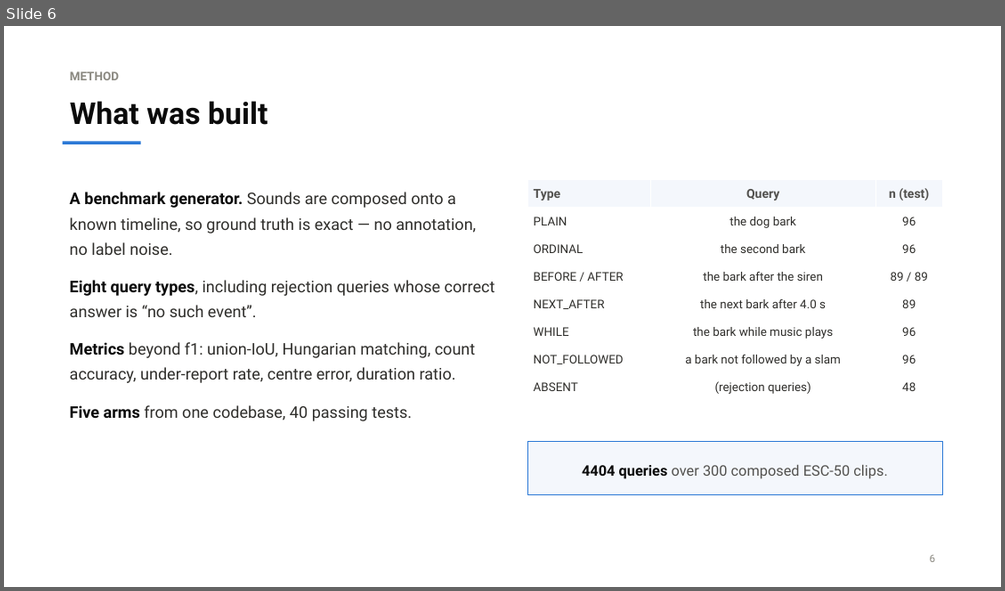
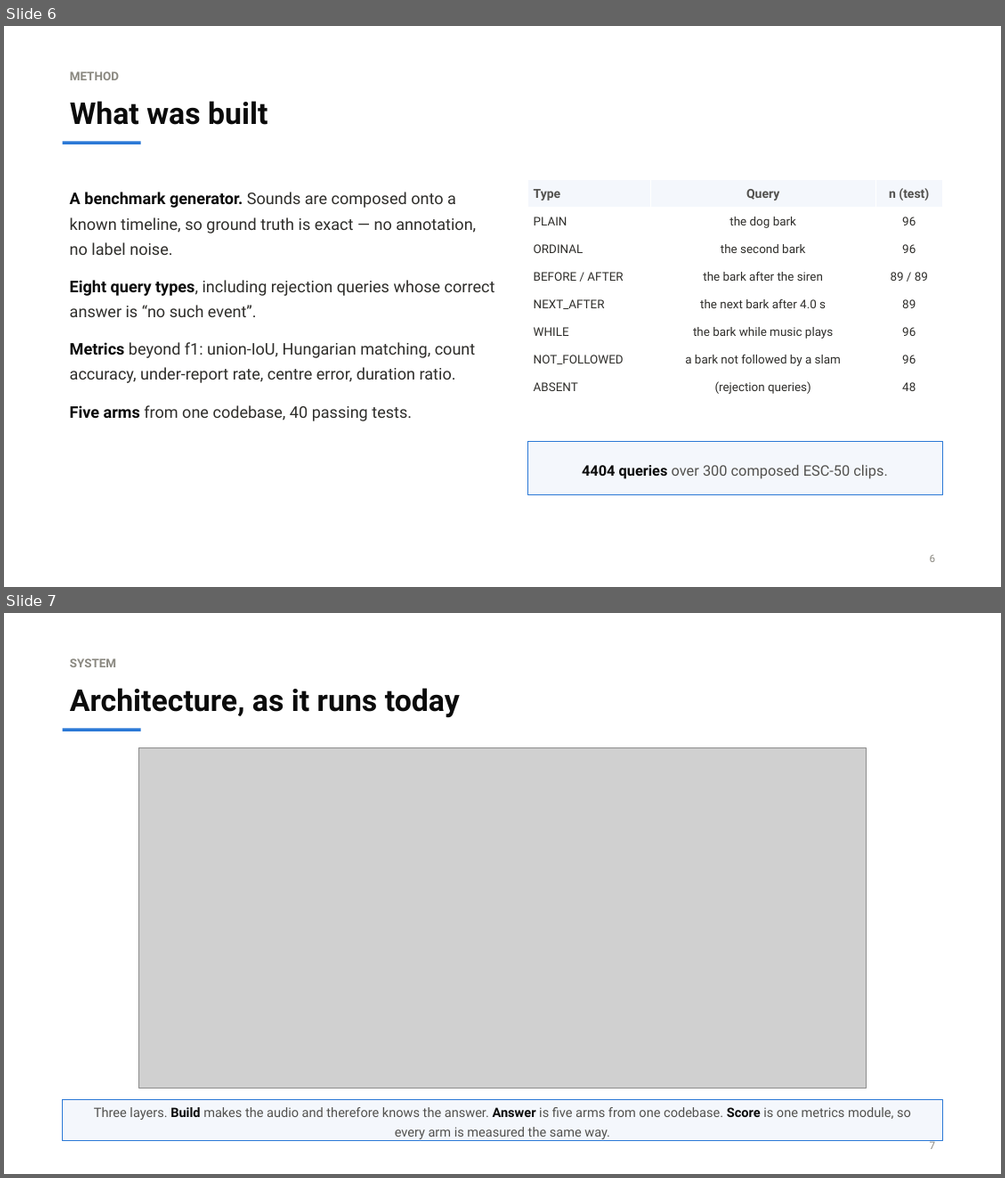
Before and after one commit to Ani2512/mtech-project, a slide deck: research_project/presentation/Compositional_Temporal_Audio_Grounding_2026-09-12.pptx. Shown one above the other, each under a label of ours: slide 6 before the commit, slides 6 and 7 after it. The pictures are 1005x591 and 1005x1178 pixels, drawn with LibreOffice and Linux fonts; fonts in the diff are those of the drawing; grey boxes stand for pictures. Boxes give left, top, right and bottom in pixels: in the first picture for what was removed or moved away, otherwise in the second. Text is boxed around its words. In the diff, an @@ line names an element or a change of style, - is before the commit and + after.

```diff
--- a/research_project/presentation/Compositional_Temporal_Audio_Grounding_2026-09-12.pptx
+++ b/research_project/presentation/Compositional_Temporal_Audio_Grounding_2026-09-12.pptx
@@ slide 7 added at box(4, 613, 1001, 1174), background #FFFFFF @@
@@ text added at box(70, 658, 116, 667), 11.5 pt, text #8A8880, bold @@
+SYSTEM
@@ text added at box(70, 688, 460, 718), 29 pt, text #0B0B0B, bold @@
+Architecture, as it runs today
@@ rectangle added at box(63, 728, 141, 731), fill #2A78D6 @@
@@ picture added at box(139, 747, 866, 1088) @@
@@ rectangle added at box(63, 1099, 942, 1140), fill #F4F7FC, outline #2A78D6 0.75 pt, 12.5 pt, text #52514E @@
+Three layers. Build makes the audio and therefore knows the answer. Answer is five arms from one codebase. Score is one metrics module, so every arm is measured the same way.
@@ text added at box(930, 1140, 936, 1149), 10 pt, text #8A8880 @@
+7
```
Also in this commit, not shown: 12 slides changed, 3 other files.
